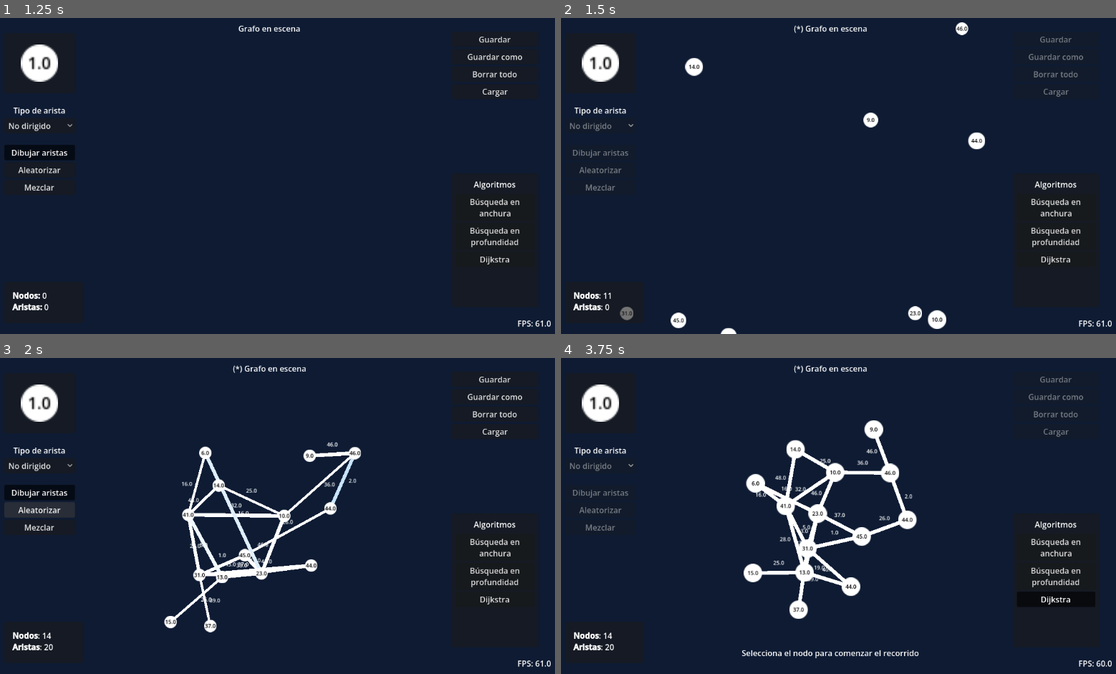
Above: before the commit, frames 1-4 (two rows, left to right).
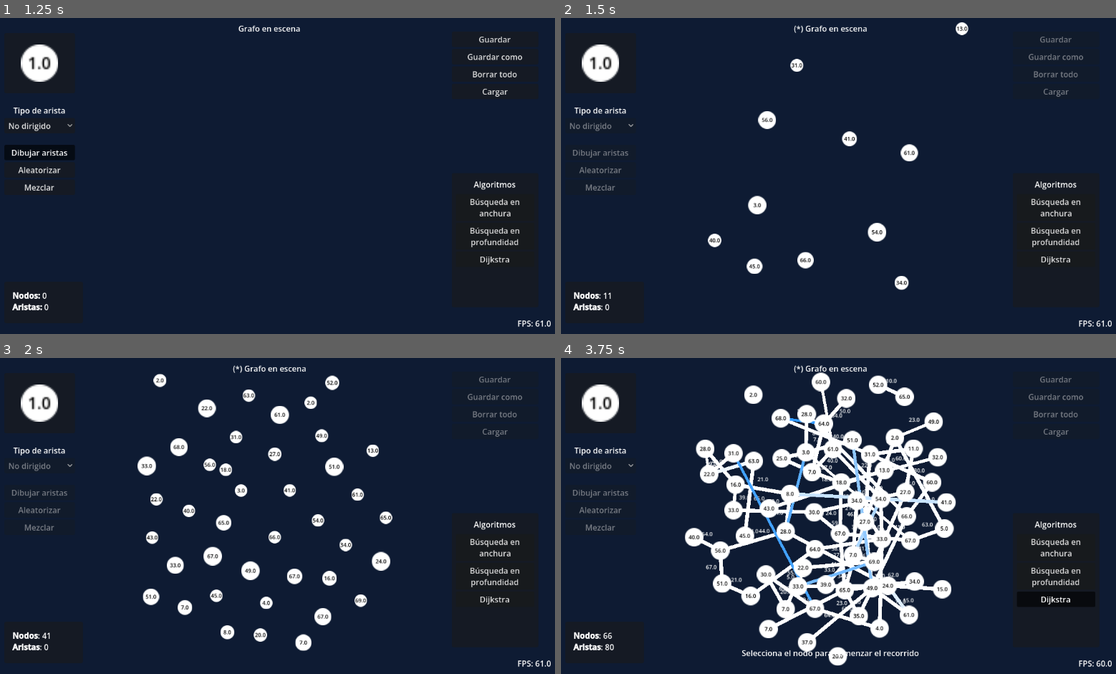
Above: after the commit, the same moments.

Repository: Andresit1524/graphim
Game: Godot game, scene res://assets/world/world.tscn
The game is run twice, just before and just after one commit, with the same random seed, the same clock (stepped at 60 frames per second) and the same inputs.
Inputs:
- Up to frame 1 (1.25 s): click "Dibujar aristas" at 0.5 s
- Up to frame 2 (1.5 s): click "Aleatorizar" at 1.25 s
- Up to frame 3 (2 s): no input
- Up to frame 4 (3.75 s): click "Búsqueda en anchura" at 2 s; click "Búsqueda en profundidad" at 2.75 s; click "Dijkstra" at 3.5 s

Frame 1 is identical in both runs. In frame 2, 2.2% of the frame differs, in the area x 10-77%, y 2-100%; in frame 3, 7.7%; in frame 4, 17%, in the area x 7-72%, y 4-98%.

Commit message:
Rediseño del algoritmo de fuerzas

Diff:
--- a/assets/graph_node/graphim_node.gd
+++ b/assets/graph_node/graphim_node.gd
@@ -30,7 +30,7 @@
 		_disable(value)
 
 ## Fuerza aplicada sobre el nodo
-var force: Vector2
+var force := Vector2.ZERO
 
 
 func _ready() -> void:
@@ -41,16 +41,12 @@
 
 	# Fuerza a actualiizar los datos
 	data.refresh()
+	last_global_pos = global_position
 
 	Sounds.play_sound(&"pop")
 
 
 func _physics_process(delta: float) -> void:
-	var current_pos := global_position
-
-	# Actualiza la última posición
-	last_global_pos = current_pos
-
 	# Necesario para que funcione el arrastre con el mouse
 	handle_dragging(delta)
 
@@ -138,15 +134,16 @@
 
 
 ## Aplica las fuerzas sobre el objeto dada la fricción a usar. Se usa desde afuera
-func apply_forces(delta: float, damping: float) -> void:
+func apply_forces(delta: float) -> void:
 	if disabled: return
 
-	# Aplica Verlet con fricción sobre la velocidad (el desplazamiento)
-	var inertia := (global_position - last_global_pos) * (1.0 - damping)
-	var displacement := inertia + (force * delta * delta)
+	# Usamos el motor de Godot para mover y detenernos si hay colisión
+	# ? Se usa la integración de verlet para este fin
+	# ? El coeficiente 2 en x_i no está porque es desplazamiento, no posición directamente
+	last_global_pos = global_position
+	move_and_collide(global_position - last_global_pos + force * delta * delta)
 
-	# Usamos el motor de Godot para mover y detenernos si hay colisión
-	move_and_collide(displacement)
+	force = Vector2.ZERO
 
 
 #endregion
--- a/assets/world/physics.gd
+++ b/assets/world/physics.gd
@@ -2,23 +2,19 @@
 class_name Physics extends Node
 
 
-## Constante de repulsión para simplificar el valor de la fuerza
-const REPULSION_CONST = 1e6
+## Constante de escala para la distancia entre los nodos
+const K_SCALE := 2 / pow(12, 0.25)
+## Constante de escala de movimiento
+const MOVE_SCALE := 1e6
 
 
-@export_group("Nodes physics")
-## Fuerza de repulsión
-@export var nodes_repulsion: float = 30
-## Fuerza de repulsión al centro
-@export var center_atraction: float = 0.2
-## Fricción del movimiento
-@export var friction: float = 0.2
-
-@export_group("Edges physics")
-## Longitud de la arista
-@export var edge_length: float = 70.0
-## Fuerza de Hooke para los nodos que conecta
-@export var edge_force: float = 200
+## Constante de empaquetamiento
+@export_range(0.01, 10.0) var alpha: float = 1.0:
+	set(value):
+		alpha = value
+		_update_ell()
+## Fuerza de gravedad
+@export_range(0.0, 20.0) var gravity: float = 1.0
 
 
 ## Lista de nodos
@@ -27,66 +23,65 @@
 @onready var edges: Node2D = %Edges
 
 
-func _physics_process(delta: float) -> void:
-	_make_and_apply_forces(delta)
+## Longitud ideal actual entre nodos
+var current_ell := 0.0
 
 
-## Aplica las fuerzas sobre todos los nodos
-func _make_and_apply_forces(delta: float) -> void:
+func _ready() -> void:
+	# Conecta la actualización de la distancia ideal
+	nodes.child_order_changed.connect(_update_ell)
+	get_viewport().size_changed.connect(_update_ell)
+
+	_update_ell()
+
+
+func _physics_process(delta: float) -> void:
 	var graph_nodes := nodes.get_children()
 	var graph_edges := edges.get_children()
 
-	# Gravedad inversa
-	for node: GraphimNode in graph_nodes:
-		node.force = _apply_inverse_gravity(node)
+	if not graph_nodes: return
 
 	# Repulsión
-	for i in graph_nodes.size():
+	for i in nodes.get_child_count():
+		var node_i: GraphimNode = graph_nodes[i]
+
 		for j in i:
-			var node_a = graph_nodes[i]
-			var node_b = graph_nodes[j]
-			var current_force := _coulomb(node_b.global_position, node_a.global_position)
+			var node_j: GraphimNode = graph_nodes[j]
+			var distance_ji := node_i.global_position - node_j.global_position
+			var distance_sq := maxf(distance_ji.length_squared(), Constants.EPSILON)
+			var inverse_distance := distance_ji.normalized() / distance_sq
 
-			node_a.force += current_force
-			node_b.force += -current_force
+			node_i.force += current_ell * inverse_distance
+			node_j.force -= current_ell * inverse_distance
 
-	# Atracción entre nodos de una arista
+	# Atracción entre nodos
 	for edge: GraphimEdge in graph_edges:
-		var start := edge.data.start_node
-		var end := edge.data.end_node
+		var node_a := edge.data.start_node
+		var node_b := edge.data.end_node
 
-		# Validamos que los nodos de la arista sigan existiendo en memoria
-		if not is_instance_valid(start) or not is_instance_valid(end): continue
+		var distance_ba := node_a.global_position - node_b.global_position
+		var force := distance_ba / (current_ell * current_ell)
 
-		var current_force := _hooke(start, end)
+		node_a.force -= force
+		node_b.force += force
 
-		start.force -= current_force / 2
-		end.force += current_force / 2
+	# Gravedad inversa y aplicación
+	for node: GraphimNode in graph_nodes:
+		node.force *= MOVE_SCALE
 
-	# Aplica la fuerza a cada nodo
-	for node: GraphimNode in graph_nodes:
-		node.apply_forces(delta, friction)
+		# Aplica la gravedad antes para evitar que MOVE_SCALE la haga extrema
+		var global_pos := node.global_position
+		node.force -= gravity * global_pos.normalized() * global_pos.length_squared()
+		node.apply_forces(delta)
 
 
-## Calcula la repulsión usando la ley de Coulomb para un par de posiciones globales
-func _coulomb(from: Vector2, to: Vector2) -> Vector2:
-	var distance := to - from
+## Auxiliar: recalcula la distancia ideal
+func _update_ell() -> void:
+	var viewport := get_viewport()
+	if not viewport: return
 
-	# Evitamos división por cero y suavizamos la fuerza en distancias cortas (+ 100)
-	return distance.normalized() * nodes_repulsion * REPULSION_CONST / (distance.length_squared() + 100.0)
+	var size := viewport.get_visible_rect().size
+	var max_diameter := minf(size.x, size.y)
+	var max_circle_area := PI * max_diameter * max_diameter / 4
 
-
-## Calcula la fuerza que conecta dos nodos usando la ley de hooke
-func _hooke(from: GraphimNode, to: GraphimNode) -> Vector2:
-	var distance := to.global_position - from.global_position
-	var force := (distance.normalized() * edge_length - distance) * edge_force
-
-	return force
-
-
-## Aplica la gravedad a la inversa, empujando hacia el centro del mundo 2D
-func _apply_inverse_gravity(node: GraphimNode) -> Vector2:
-	var distance := -node.global_position
-	if distance.length_squared() < Constants.EPSILON: return Vector2.ZERO
-
-	return distance.normalized() * center_atraction * distance.length_squared()
+	current_ell = K_SCALE * sqrt(max_circle_area / nodes.get_child_count()) / alpha
--- a/assets/world/world.gd
+++ b/assets/world/world.gd
@@ -14,7 +14,7 @@
 
 
 ## Tamaño máximo de un grafo aleatorio
-const RANDOM_SIZE = 50
+const RANDOM_SIZE = 70
 ## Espacio para aleatorizar la posición de los nodos
 const SPREAD_SIZE = 300
 ## Retraso entre adición de nodos-aristas nuevos
